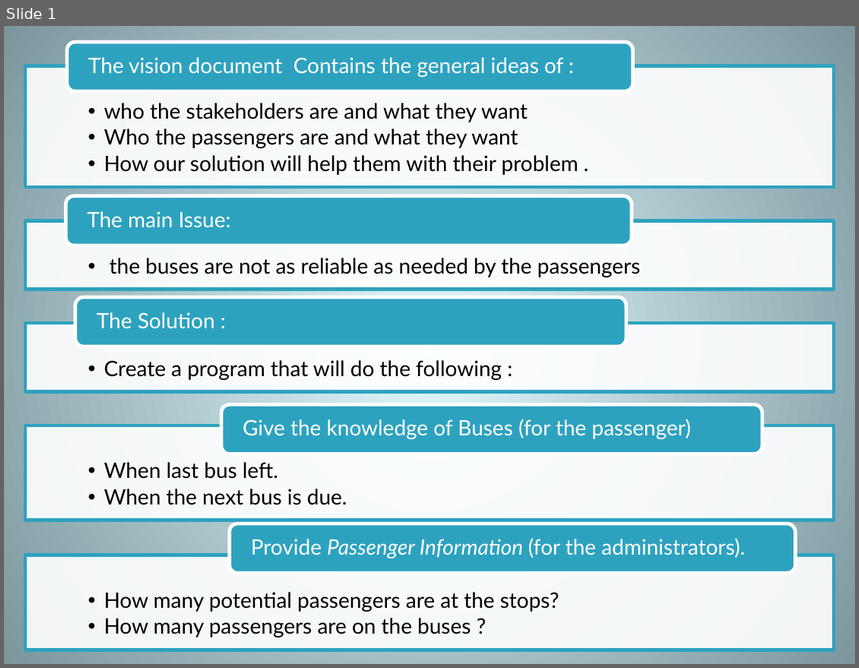
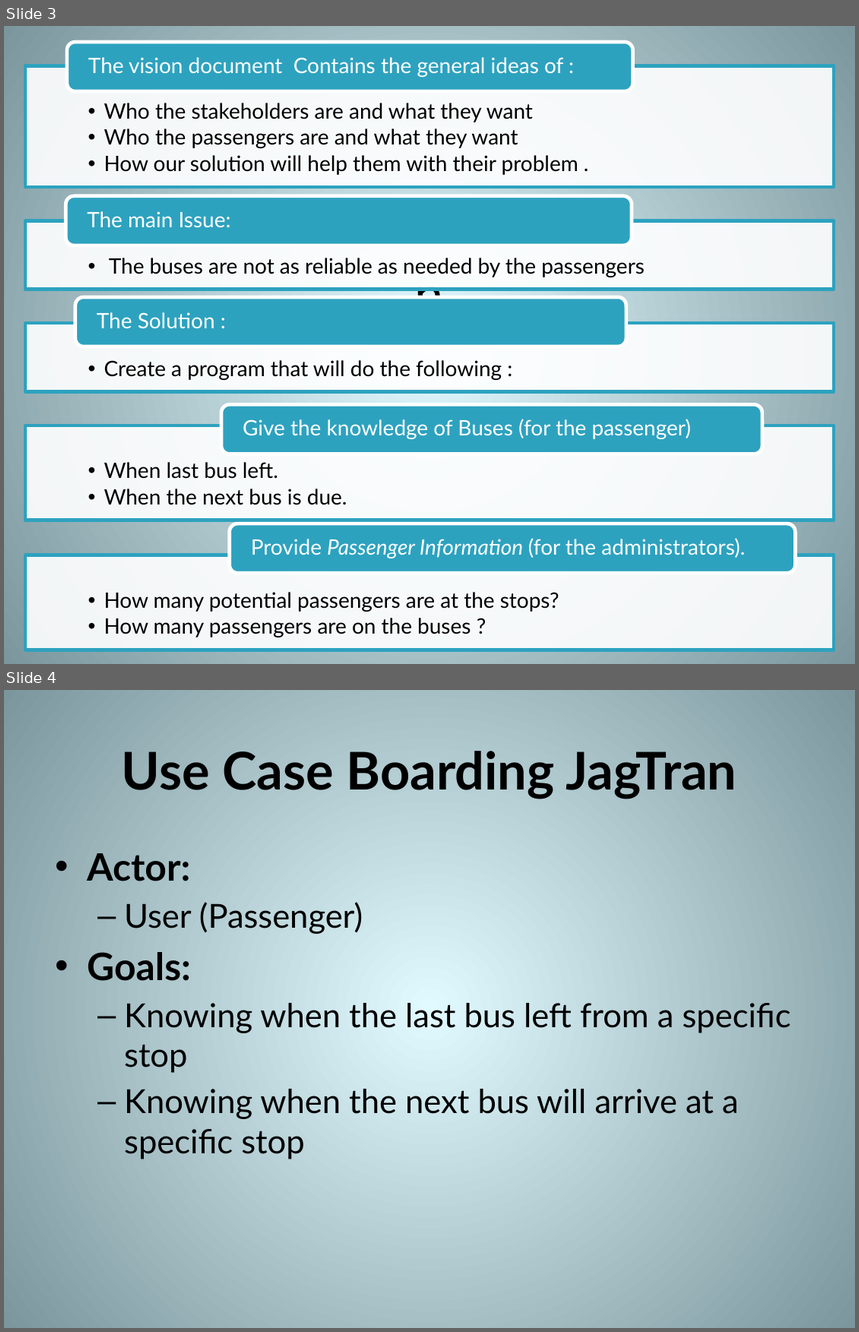
Before and after one commit to hjc/JagTrack, a slide deck: LCO_Brief_Placeholder/SEFornofCompiling1.pptx. Shown one above the other, each under a label of ours: slide 1 before the commit, slides 3 and 4 after it. The pictures are 859x668 and 859x1332 pixels, drawn with LibreOffice and Linux fonts; fonts in the diff are those of the drawing. Boxes give left, top, right and bottom in pixels: in the first picture for what was removed or moved away, otherwise in the second. Text is boxed around its words. In the diff, an @@ line names an element or a change of style, - is before the commit and + after.

```diff
--- a/LCO_Brief_Placeholder/SEFornofCompiling1.pptx
+++ b/LCO_Brief_Placeholder/SEFornofCompiling1.pptx
@@ slide 4 added at box(4, 690, 855, 1328), background gradient #E1FAFF to #7B969C @@
@@ title added at box(122, 751, 737, 799), 44 pt, text #000000, bold @@
+Use Case Boarding JagTran
@@ text added at box(87, 853, 791, 1160), 28 pt, text #000000 @@
+• Actor:
+  – User (Passenger)
+• Goals:
+  – Knowing when the last bus left from a specific stop
+  – Knowing when the next bus will arrive at a specific stop
@@ what was slide 1 is now slide 3 @@
@@ slide 3 changed as well @@
@@ text at box(104, 103, 533, 123): text changed @@
-  •• who the stakeholders are and what they want
+  •• Who the stakeholders are and what they want
@@ text at box(109, 258, 645, 278): text changed @@
-  •• the buses are not as reliable as needed by the passengers
+  •• The buses are not as reliable as needed by the passengers
@@ title added at box(415, 268, 444, 300), 44 pt, text #000000 @@
+n
```
Also in this commit, not shown: 19 other slides added, 5 other files.
